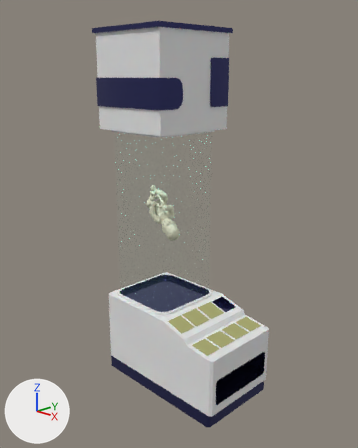
The Blender file Architecture/Props/all/IncuBerth/IncuBerth.blend: old version first, new version second.
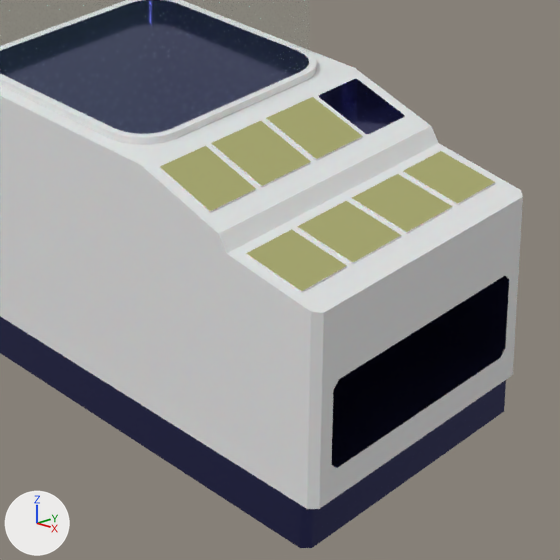
Each version is shown whole from a 50 mm camera at (4.12, -3.82, 3.57) aimed at (0.31, -0.06, 1.97), then close up on the part from 34% to 78% of the width and 61% to 96% of the height. Lighting does not change. The marker at lower left points along +X, +Y and +Z.

The first close-up shows 'IncuBerth'.
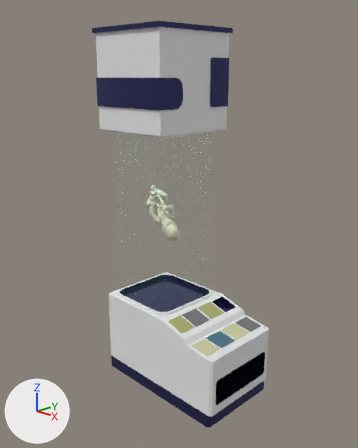
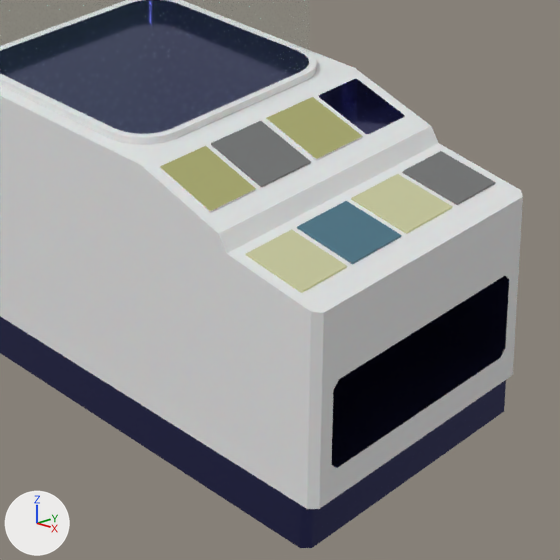
Changed parts and their boxes (x1, y1, x2, y2) in the close-ups (560 x 560 px):
part 1 of me_cube, recoloured (white to grey): (402, 172, 495, 205) in both
part 2 of me_cube, recoloured: (246, 198, 453, 293) in both
part 3 of me_cube, recoloured (white to grey): (211, 143, 311, 187) in both
part 4 of me_cube, recoloured (white to blue): (297, 227, 401, 264) in both
part 5 of me_cube, recoloured: (403, 151, 495, 204) in both
part 6 of me_cube, recoloured: (246, 229, 347, 291) in both
part 7 of me_cube, recoloured: (352, 174, 452, 232) in both
part 8 of me_cube, recoloured: (212, 121, 311, 186) in both
part 9 of me_cube, recoloured: (297, 201, 401, 262) in both

The change, as a diff of the scene's bpy script:
```diff
--- a/Architecture/Props/all/IncuBerth/IncuBerth.blend.py
+++ b/Architecture/Props/all/IncuBerth/IncuBerth.blend.py
@@ mat_screen2 @@
+mat_screen2 = principled_material('Screen2')
+mat_screen2.base_color = (0.171, 0.171, 0.171)  # grey #737373
@@ mat_screen5 @@
+mat_screen5 = principled_material('Screen5')
+mat_screen5.base_color = (0.0648, 0.168, 0.231)  # blue #487284
@@ mat_screen3 @@
+mat_screen3 = principled_material('Screen3')
+mat_screen3.base_color = (0.231, 0.231, 0.231)  # grey #848484
+mat_screen3.emission_color = (0.996, 1.0, 0.309)  # yellow #ffff97
+mat_screen3.emission_strength = 0.3
@@ mat_screen4 @@
+mat_screen4 = principled_material('Screen4')
+mat_screen4.base_color = (0.171, 0.171, 0.171)  # grey #737373
@@ me_cube @@
 me_cube.from_pydata(...)  # 7413 vertices, 10345 faces, 10 loose edges; spans x -0.52..1.23, y -0.52..0.52, z -0.5..3.55
 # used by ob_incuberth; location = (0.0, 0.0, 0.5)
+# me_cube part 1: 4 of the faces centred in x 0.91..1.13, y 0.26..0.46, z 0.32..0.35 switch from mat_plastic (white #e7e7e7) to mat_screen2 (grey #737373)
+# me_cube part 2: 8 of the faces centred in x 0.91..1.13, y -0.46..0.24, z 0.32..0.35 switch from mat_plastic (white #e7e7e7) to mat_screen3 (grey #848484)
+# me_cube part 3: 4 of the faces centred in x 0.54..0.76, y -0.24..-0.01, z 0.43..0.49 switch from mat_plastic (white #e7e7e7) to mat_screen4 (grey #737373)
+# me_cube part 4: 4 of the faces centred in x 0.91..1.13, y -0.24..-0.01, z 0.32..0.35 switch from mat_plastic (white #e7e7e7) to mat_screen5 (blue #487284)
+# me_cube part 5: the 1 face centred in x 1.02, y 0.36, z 0.33 switches from mat_screens (black #383838) to mat_screen2 (grey #737373)
+# me_cube part 6: the 1 face centred in x 1.02, y -0.36, z 0.33 switches from mat_screens (black #383838) to mat_screen3 (grey #848484)
+# me_cube part 7: the 1 face centred in x 1.02, y 0.12, z 0.33 switches from mat_screens (black #383838) to mat_screen3 (grey #848484)
+# me_cube part 8: the 1 face centred in x 0.65, y -0.12, z 0.46 switches from mat_screens (black #383838) to mat_screen4 (grey #737373)
+# me_cube part 9: the 1 face centred in x 1.02, y -0.13, z 0.33 switches from mat_screens (black #383838) to mat_screen5 (blue #487284)
 me_cube.materials.append(mat_screens)
```
